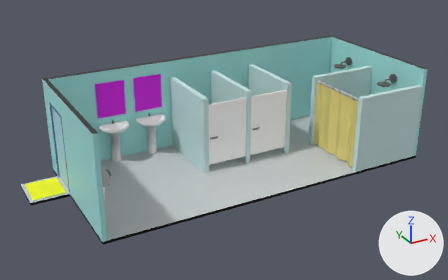
The FBX model Assets/Models/Sets/Baño.fbx: old version first, new version second.
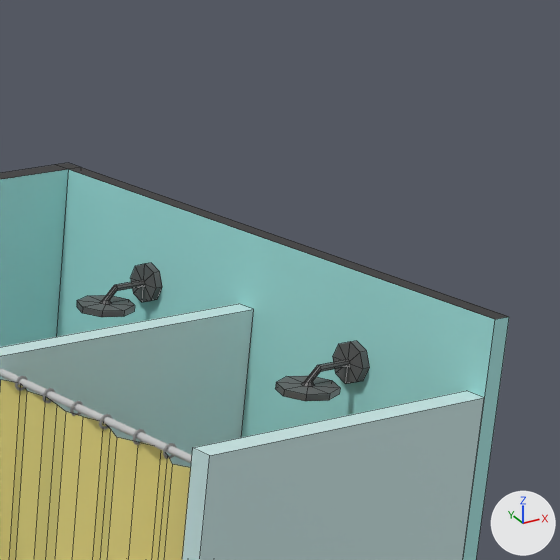
Each version is shown whole from a camera (50 mm lens) standing at (-201.0, -342.0, 193.0) and looking at (-14.0, -2.0, 24.0), then close up on the part from 71% to 98% of the width and 0% to 43% of the height. The axes (+X, +Y, +Z) are drawn at lower right. The lights are the same throughout. The close-ups show mesh edges as thin lines. Where no turn or scale is listed for an object, it has been applied to the vertices.

The first close-up shows 'Cortina.001', 'Ducha1', 'Ducha2', 'GuiaCortina.001', 'ParedDucha1', 'ParedDucha2', 'Paredes.007'.
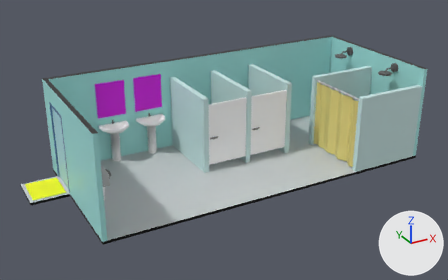
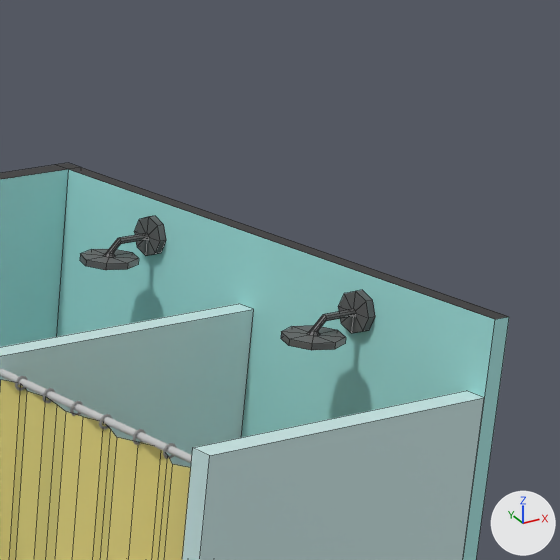
Changed parts and their boxes (x1, y1, x2, y2) in the close-ups (560 x 560 px):
'Ducha2', moved
    before: (275, 341, 370, 401)
    after: (281, 290, 375, 350)
'Ducha1', moved
    before: (77, 263, 162, 317)
    after: (80, 216, 166, 270)

What changed in the scene script:
```text
Change ob_ducha2:
    ob_ducha2.location: (115.6, -23.2, 53.2) -> (115.6, -23.2, 61.4)
Change ob_ducha1:
    ob_ducha1.location: (115.6, 26.8, 53.2) -> (115.6, 26.8, 61.4)
```
